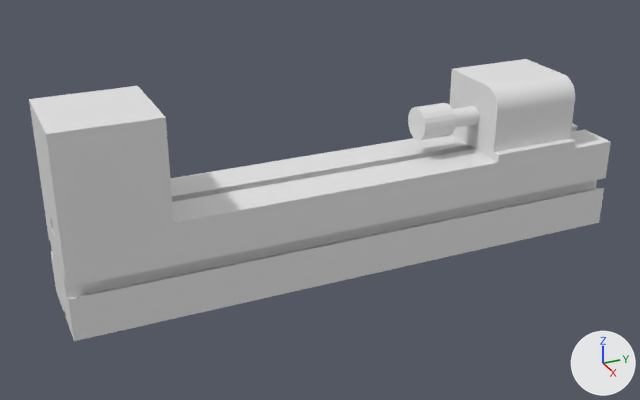
Renders of the Blender file assets/holz_drehmaschine/holz_drehmaschine.blend from each side of a commit.
Both versions are drawn from a 50 mm lens placed at (7.63, -3.76, 4.02), pointed at (0.0, -0.33, 0.2). Lighting does not change. The marker at lower right points along +X, +Y and +Z.

The first picture shows 'Cylinder', 'base', 'einspanner', 'maschina'.
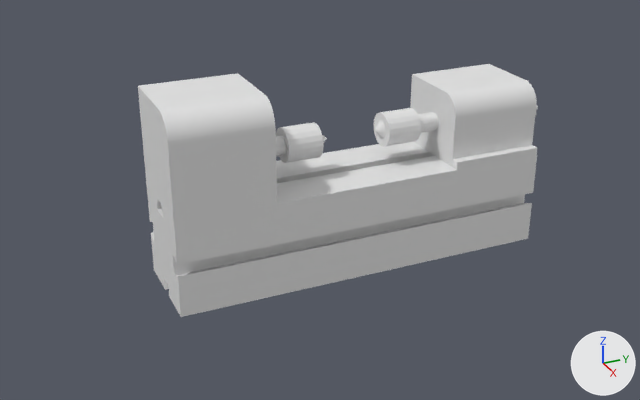
Location of each change, [x1, y1, x2, y2] in pixels of the pictures (640 x 400 px):
'base', rescaled (31% narrower, 20% shorter)
    before: [43, 123, 611, 341]
    after: [146, 142, 537, 317]
'maschina', reshaped, moved
    before: [29, 86, 174, 243]
    after: [138, 73, 277, 222]
'einspanner', moved
    before: [449, 59, 576, 162]
    after: [410, 64, 537, 170]
'Cylinder', deleted
    before: [408, 103, 479, 141]
'links', added
    after: [373, 108, 439, 147]
'spitz', added
    after: [276, 122, 327, 163]

The edits, one by one:
me_cube_002 is used by ob_maschina; location (0.0, -2.5, 1.0).
me_cube_002 had 8 vertices, 6 faces and spanned x -0.5..0.5, y -0.5..0.5, z -0.5..0.5.
me_cube_002 now has 32 vertices, 18 faces and spans x -0.5..0.5, y -0.004..1.0, z -0.5..0.5.
me_cube_002 part 1: the whole mesh is rebuilt.
Mesh me_cylinder_003 is new.
It has 160 vertices, 142 faces and spans x -0.177..0.177, y -0.177..0.177, z -0.134..1.007.
Mesh me_cylinder_002_1 is new.
It has 160 vertices, 142 faces and spans x -0.18..0.18, y -0.18..0.18, z -0.88..0.96.
Object 'base' (ob_base) is rescaled from (1.0, 1.0, 1.0) to (1.0, 0.667, 1.0).
Object 'maschina' (ob_maschina) moves from (0.0, -2.5, 1.0) to (0.0, -1.996, 1.0).
Object 'einspanner' (ob_einspanner) moves from (0.0, 2.0, 1.0) to (0.0, 1.494, 1.0).
Object 'Cylinder' (ob_cylinder) is deleted.
Object 'spitz' (ob_spitz) is new; it shows me_cylinder_003.
Its location is (0.0, -1.254, 0.87).
Its rotation in degrees is (90, 0, 180).
Object 'links' (ob_links) is new; it shows me_cylinder_002_1.
Its location is (0.0, 1.255, 0.87).
Its rotation in degrees is (90, 0, 0).
